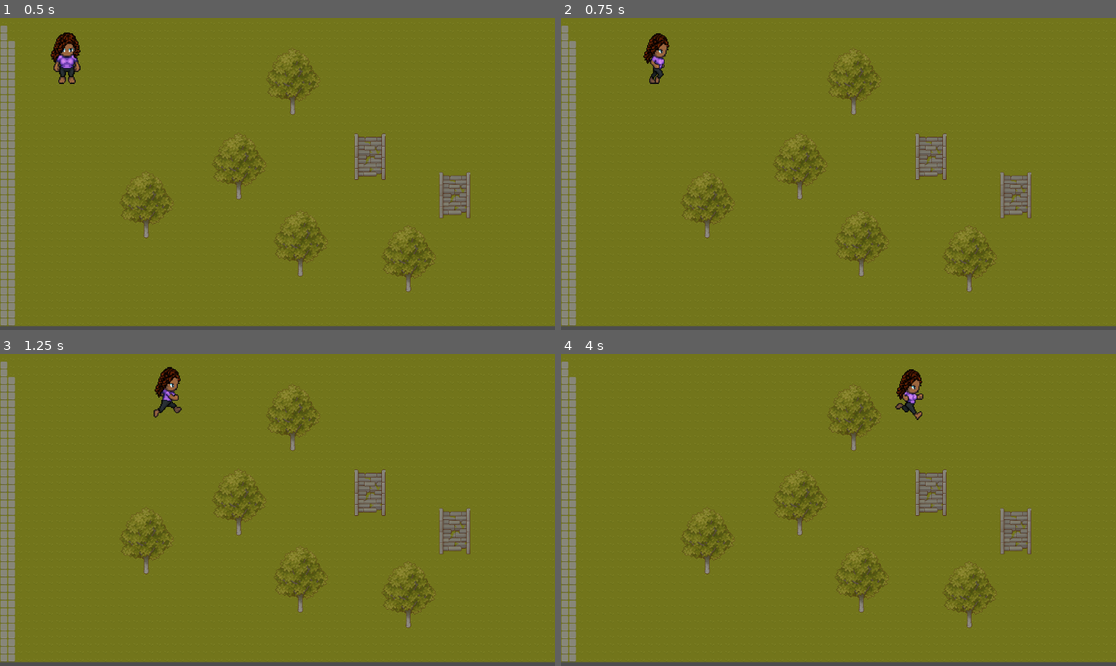
Above: before the commit, frames 1-4 (two rows, left to right).
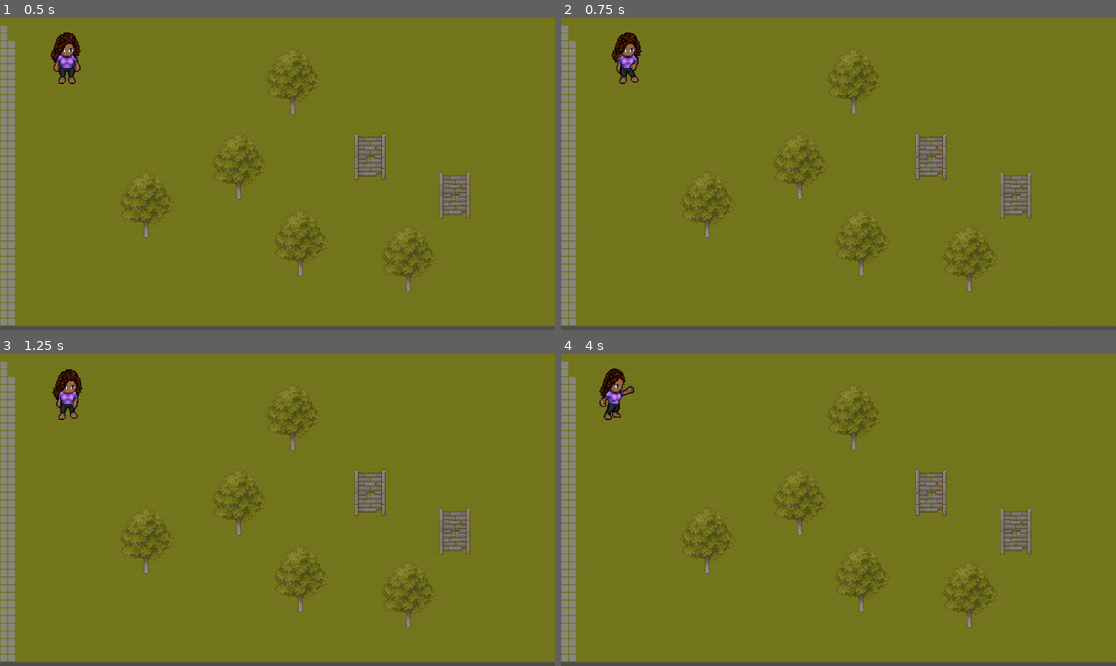
Above: after the commit, the same moments.

Repository: YoungSudan/KVE
Game: Godot game, scene res://Scenes/game.tscn
Two runs of this game, one before a commit and one after it. Both use one fixed random seed, a clock stepped at 60 frames per second and the inputs below.
Inputs:
- Up to frame 1 (0.5 s): no input
- Up to frame 2 (0.75 s): tap Enter (ui_accept) at 0.5 s; hold Right (ui_right) from 0.53 s (still down); hold Enter (ui_accept) from 0.53 s (still down)
- Up to frame 3 (1.25 s): keep holding Right (ui_right); keep holding Enter (ui_accept)
- Up to frame 4 (4 s): release Enter (ui_accept) at 1.28 s; tap Enter (ui_accept) at 1.35, 1.52, 1.82, 2.85, 3.02, 3.32 s; release Right (ui_right) at 2.03 s; hold Left (ui_left) 2.03-2.78 s; hold Enter (ui_accept) 2.03-2.78 s; hold Right (ui_right) from 2.78 s (still down); hold Enter (ui_accept) from 3.53 s (still down)

Frame 1 is identical in both runs. In frame 2, 1.1% of the frame differs, in the area x 9-20%, y 4-22%; in frame 3, 1.1%, in the area x 9-33%, y 4-22%; in frame 4, 1.1%.

Commit message:
Fix walking and fighting animations

Diff:
--- a/Scenes/kim.tscn
+++ b/Scenes/kim.tscn
@@ -1,10 +1,34 @@
-[gd_scene load_steps=53 format=3 uid="uid://chrb17dj0nvcm"]
+[gd_scene load_steps=71 format=3 uid="uid://chrb17dj0nvcm"]
 
 [ext_resource type="Texture2D" uid="uid://c8n1yu6ip6wwx" path="res://Assets/KVE Animations/standard/idle.png" id="1_016lb"]
 [ext_resource type="Script" uid="uid://crv8xdsfq277u" path="res://Scripts/kim.gd" id="1_k3wat"]
 [ext_resource type="Texture2D" uid="uid://c3ubjx740gn2i" path="res://Assets/KVE Animations/standard/slash.png" id="2_1o4tm"]
 [ext_resource type="Texture2D" uid="uid://dyjiv06ma1md1" path="res://Assets/KVE Animations/standard/run.png" id="3_p0kvm"]
 
+[sub_resource type="AtlasTexture" id="AtlasTexture_olpbe"]
+atlas = ExtResource("2_1o4tm")
+region = Rect2(0, 128, 64, 64)
+
+[sub_resource type="AtlasTexture" id="AtlasTexture_34evp"]
+atlas = ExtResource("2_1o4tm")
+region = Rect2(64, 128, 64, 64)
+
+[sub_resource type="AtlasTexture" id="AtlasTexture_7vpss"]
+atlas = ExtResource("2_1o4tm")
+region = Rect2(128, 128, 64, 64)
+
+[sub_resource type="AtlasTexture" id="AtlasTexture_tgnry"]
+atlas = ExtResource("2_1o4tm")
+region = Rect2(192, 128, 64, 64)
+
+[sub_resource type="AtlasTexture" id="AtlasTexture_ldh6x"]
+atlas = ExtResource("2_1o4tm")
+region = Rect2(256, 128, 64, 64)
+
+[sub_resource type="AtlasTexture" id="AtlasTexture_jgfno"]
+atlas = ExtResource("2_1o4tm")
+region = Rect2(320, 128, 64, 64)
+
 [sub_resource type="AtlasTexture" id="AtlasTexture_gftm0"]
 atlas = ExtResource("2_1o4tm")
 region = Rect2(0, 64, 64, 64)
@@ -53,6 +77,30 @@
 atlas = ExtResource("2_1o4tm")
 region = Rect2(320, 192, 64, 64)
 
+[sub_resource type="AtlasTexture" id="AtlasTexture_akv2j"]
+atlas = ExtResource("2_1o4tm")
+region = Rect2(0, 0, 64, 64)
+
+[sub_resource type="AtlasTexture" id="AtlasTexture_44car"]
+atlas = ExtResource("2_1o4tm")
+region = Rect2(64, 0, 64, 64)
+
+[sub_resource type="AtlasTexture" id="AtlasTexture_dkfrb"]
+atlas = ExtResource("2_1o4tm")
+region = Rect2(128, 0, 64, 64)
+
+[sub_resource type="AtlasTexture" id="AtlasTexture_eopgo"]
+atlas = ExtResource("2_1o4tm")
+region = Rect2(192, 0, 64, 64)
+
+[sub_resource type="AtlasTexture" id="AtlasTexture_afa1b"]
+atlas = ExtResource("2_1o4tm")
+region = Rect2(256, 0, 64, 64)
+
+[sub_resource type="AtlasTexture" id="AtlasTexture_1v7h1"]
+atlas = ExtResource("2_1o4tm")
+region = Rect2(320, 0, 64, 64)
+
 [sub_resource type="AtlasTexture" id="AtlasTexture_k3wat"]
 atlas = ExtResource("1_016lb")
 region = Rect2(0, 128, 64, 64)
@@ -60,6 +108,30 @@
 [sub_resource type="AtlasTexture" id="AtlasTexture_p0kvm"]
 atlas = ExtResource("1_016lb")
 region = Rect2(64, 128, 64, 64)
+
+[sub_resource type="AtlasTexture" id="AtlasTexture_l6prb"]
+atlas = ExtResource("1_016lb")
+region = Rect2(0, 64, 64, 64)
+
+[sub_resource type="AtlasTexture" id="AtlasTexture_2axbv"]
+atlas = ExtResource("1_016lb")
+region = Rect2(64, 64, 64, 64)
+
+[sub_resource type="AtlasTexture" id="AtlasTexture_cblih"]
+atlas = ExtResource("1_016lb")
+region = Rect2(0, 192, 64, 64)
+
+[sub_resource type="AtlasTexture" id="AtlasTexture_s3smf"]
+atlas = ExtResource("1_016lb")
+region = Rect2(64, 192, 64, 64)
+
+[sub_resource type="AtlasTexture" id="AtlasTexture_l4n82"]
+atlas = ExtResource("1_016lb")
+region = Rect2(0, 0, 64, 64)
+
+[sub_resource type="AtlasTexture" id="AtlasTexture_yfba4"]
+atlas = ExtResource("1_016lb")
+region = Rect2(64, 0, 64, 64)
 
 [sub_resource type="AtlasTexture" id="AtlasTexture_jjg8k"]
 atlas = ExtResource("3_p0kvm")
@@ -193,6 +265,29 @@
 animations = [{
 "frames": [{
 "duration": 1.0,
+"texture": SubResource("AtlasTexture_olpbe")
+}, {
+"duration": 1.0,
+"texture": SubResource("AtlasTexture_34evp")
+}, {
+"duration": 1.0,
+"texture": SubResource("AtlasTexture_7vpss")
+}, {
+"duration": 1.0,
+"texture": SubResource("AtlasTexture_tgnry")
+}, {
+"duration": 1.0,
+"texture": SubResource("AtlasTexture_ldh6x")
+}, {
+"duration": 1.0,
+"texture": SubResource("AtlasTexture_jgfno")
+}],
+"loop": false,
+"name": &"Fight_Down",
+"speed": 5.0
+}, {
+"frames": [{
+"duration": 1.0,
 "texture": SubResource("AtlasTexture_gftm0")
 }, {
 "duration": 1.0,
@@ -210,8 +305,8 @@
 "duration": 1.0,
 "texture": SubResource("AtlasTexture_ogaop")
 }],
-"loop": true,
-"name": &"Fight_left",
+"loop": false,
+"name": &"Fight_Left",
 "speed": 10.0
 }, {
 "frames": [{
@@ -233,8 +328,31 @@
 "duration": 1.0,
 "texture": SubResource("AtlasTexture_opr8q")
 }],
-"loop": true,
-"name": &"Fight_right",
+"loop": false,
+"name": &"Fight_Right",
+"speed": 10.0
+}, {
+"frames": [{
+"duration": 1.0,
+"texture": SubResource("AtlasTexture_akv2j")
+}, {
+"duration": 1.0,
+"texture": SubResource("AtlasTexture_44car")
+}, {
+"duration": 1.0,
+"texture": SubResource("AtlasTexture_dkfrb")
+}, {
+"duration": 1.0,
+"texture": SubResource("AtlasTexture_eopgo")
+}, {
+"duration": 1.0,
+"texture": SubResource("AtlasTexture_afa1b")
+}, {
+"duration": 1.0,
+"texture": SubResource("AtlasTexture_1v7h1")
+}],
+"loop": false,
+"name": &"Fight_Up",
 "speed": 5.0
 }, {
 "frames": [{
@@ -245,7 +363,40 @@
 "texture": SubResource("AtlasTexture_p0kvm")
 }],
 "loop": true,
-"name": &"Idle",
+"name": &"Idle_Down",
+"speed": 5.0
+}, {
+"frames": [{
+"duration": 1.0,
+"texture": SubResource("AtlasTexture_l6prb")
+}, {
+"duration": 1.0,
+"texture": SubResource("AtlasTexture_2axbv")
+}],
+"loop": true,
+"name": &"Idle_Left",
+"speed": 5.0
+}, {
+"frames": [{
+"duration": 1.0,
+"texture": SubResource("AtlasTexture_cblih")
+}, {
+"duration": 1.0,
+"texture": SubResource("AtlasTexture_s3smf")
+}],
+"loop": true,
+"name": &"Idle_Right",
+"speed": 5.0
+}, {
+"frames": [{
+"duration": 1.0,
+"texture": SubResource("AtlasTexture_l4n82")
+}, {
+"duration": 1.0,
+"texture": SubResource("AtlasTexture_yfba4")
+}],
+"loop": true,
+"name": &"Idle_Up",
 "speed": 5.0
 }, {
 "frames": [{
@@ -375,8 +526,8 @@
 position = Vector2(69, -73)
 scale = Vector2(2, 2.1835938)
 sprite_frames = SubResource("SpriteFrames_1o4tm")
-animation = &"Fight_right"
-frame_progress = 0.97646815
+animation = &"Idle_Down"
+autoplay = "Idle_Down"
 
 [node name="CollisionShape2D" type="CollisionShape2D" parent="."]
 position = Vector2(69, -44)
--- a/Scripts/kim.gd
+++ b/Scripts/kim.gd
@@ -1,59 +1,110 @@
+# player.gd
+# Works in Godot 4.x
+# Node structure:
+# CharacterBody2D
+# └── AnimatedSprite2D
+
 extends CharacterBody2D
 
+# -------------------------------
+# 🧩 CONFIGURATION
+# -------------------------------
+const SPEED: float = 300.0
 
-const SPEED = 300.0
-const JUMP_VELOCITY = -400.0
-@onready var animated_sprite = $AnimatedSprite2D
+@onready var animated_sprite: AnimatedSprite2D = $AnimatedSprite2D
 
-func _physics_process(_delta):
-	var input_direction = Input.get_vector("ui_left", "ui_right", "ui_up", "ui_down")
-	velocity = input_direction * SPEED
+# Whether the player is currently performing an attack animation
+var is_attacking: bool = false
 
-	if velocity.length() > 0:
-		if input_direction.x < 0:
-			animated_sprite.play("Walk_Left")
-		elif input_direction.x > 0:
-			animated_sprite.play("Walk_Right")
-		elif input_direction.y < 0:
-			animated_sprite.play("Walk_Up")
-		elif input_direction.y > 0:
-			animated_sprite.play("Walk_Down")
-	else:
-		# Handle idle animations based on the last direction faced
-		# You might store the last direction in a variable
-		animated_sprite.play("Idle") # Or a more sophisticated idle based on last movement
+# Track the last movement direction (used for idle + attack)
+# We'll store it as a string ("left", "right", "up", "down")
+var last_direction: String = "Down"
 
-	if Input.is_action_just_pressed("ui_accept"):
-		animated_sprite.play("Fight_right")
 
+# -------------------------------
+# 🚀 READY
+# -------------------------------
+func _ready() -> void:
+	# Connect the animation_finished signal (no arguments in Godot 4)
+	animated_sprite.connect("animation_finished", Callable(self, "_on_animated_sprite_animation_finished"))
+
+
+# -------------------------------
+# 🕹️ INPUT HANDLING
+# -------------------------------
+func _input(event: InputEvent) -> void:
+	if event.is_action_pressed("ui_accept") and not is_attacking:
+		_start_attack()
+
+
+# -------------------------------
+# ⚙️ PHYSICS PROCESS
+# -------------------------------
+func _physics_process(delta: float) -> void:
+	# Prevent movement while attacking
+	if is_attacking:
+		velocity = Vector2.ZERO
+		move_and_slide()
+		return
+
+	# Read directional input
+	var input_dir: Vector2 = Input.get_vector("ui_left", "ui_right", "ui_up", "ui_down")
+	velocity = input_dir * SPEED
 	move_and_slide()
 
+	# Handle walking animations
+	if input_dir.length() > 0:
+		# Determine dominant direction (horizontal vs vertical)
+		if abs(input_dir.x) > abs(input_dir.y):
+			if input_dir.x > 0:
+				last_direction = "Right"
+				animated_sprite.play("Walk_Right")
+			else:
+				last_direction = "Left"
+				animated_sprite.play("Walk_Left")
+		else:
+			if input_dir.y > 0:
+				last_direction = "Down"
+				animated_sprite.play("Walk_Down")
+			else:
+				last_direction = "Up"
+				animated_sprite.play("Walk_Up")
+	else:
+		# Idle animation based on last facing direction
+		animated_sprite.play("Idle_" + last_direction)
 
-#func _physics_process(delta: float) -> void:
-	## Add the gravity.
-	#if not is_on_floor():
-		#velocity += get_gravity() * delta
-#
-	## Handle jump.
-	#if Input.is_action_just_pressed("ui_accept") and is_on_floor():
-		#print("Jumping")
-		#velocity.y = JUMP_VELOCITY
-#
-	## Get the input direction and handle the movement/deceleration.
-	## As good practice, you should replace UI actions with custom gameplay actions.
-	#var direction := Input.get_axis("ui_left", "ui_right")
-	#var upDown := Input.get_axis("ui_down", "ui_up")
-	## print("Left or Right")
-	#
-	#if direction:
-		#
-		#velocity.x = direction * SPEED
-	#else:
-		#velocity.x = move_toward(velocity.x, 0, SPEED)
-	#
-	#if upDown:
-		#velocity.y = direction * SPEED
-	#else:
-		#velocity.y = move_toward(velocity.x, 0, SPEED)
-		#
-	#move_and_slide()
+
+# -------------------------------
+# 💥 ATTACK LOGIC
+# -------------------------------
+func _start_attack() -> void:
+	is_attacking = true
+	velocity = Vector2.ZERO
+	move_and_slide()
+
+	# Play the appropriate fight animation based on last facing direction
+	match last_direction:
+		"Up":
+			animated_sprite.play("Fight_Up")
+		"Down":
+			animated_sprite.play("Fight_Down")
+		"Left":
+			animated_sprite.play("Fight_Left")
+		"Right":
+			animated_sprite.play("Fight_Right")
+
+
+# -------------------------------
+# 🎬 SIGNAL HANDLER
+# -------------------------------
+func _on_animated_sprite_animation_finished() -> void:
+	# When the fight animation ends, return to the idle animation of the same direction
+	if animated_sprite.animation.begins_with("Fight_"):
+		is_attacking = false
+		animated_sprite.play("Idle_" + last_direction)
+		animated_sprite.frame = 0
+
+	if animated_sprite.animation.begins_with("Idle_"):
+		is_attacking = false
+		animated_sprite.play("Idle_" + last_direction)
+		animated_sprite.frame = 0
